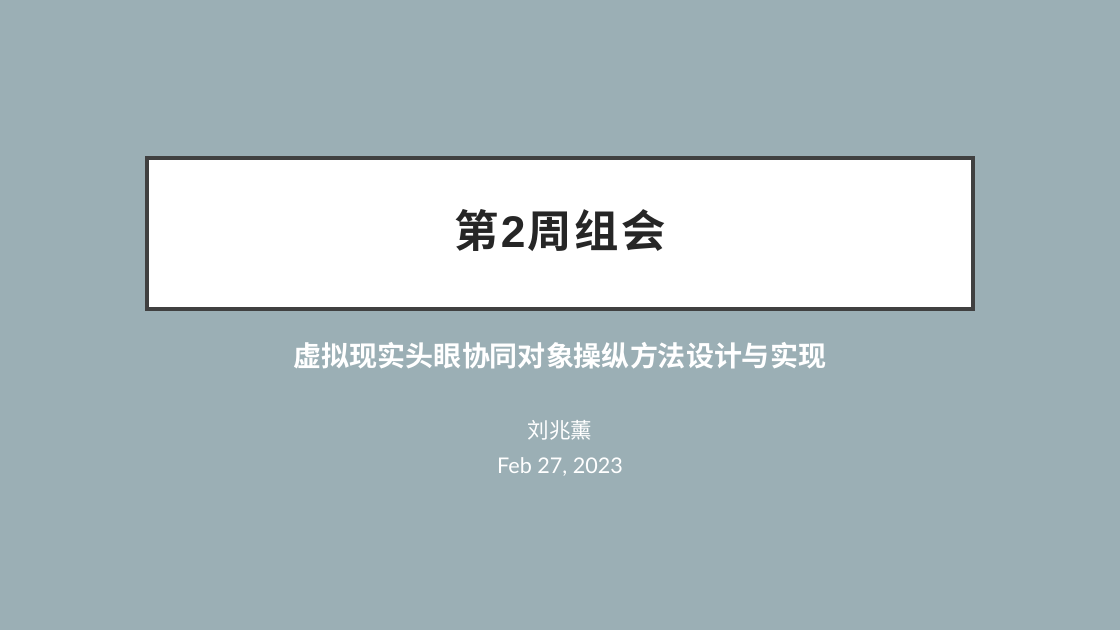
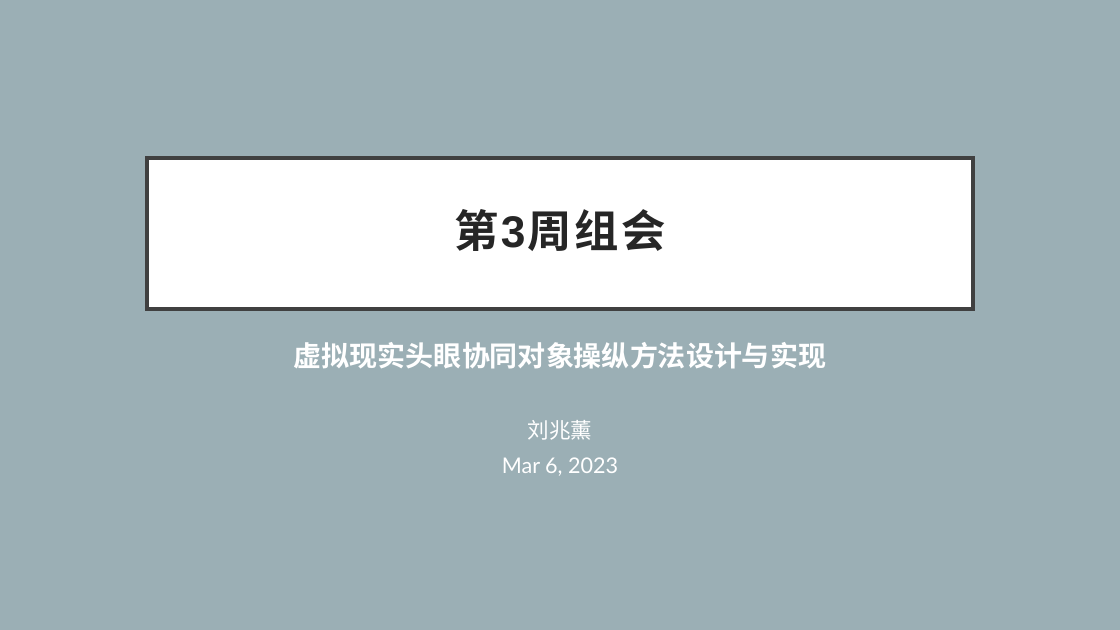
Before and after one commit to lorenz-liu/gaze-dominant-manipulation, a slide deck: slide 1 of PAPERWORK/组会PPT/第一次组会.pptx. Drawn at 1120x630 pixels with LibreOffice and Linux fonts; fonts in the diff are those of the drawing. Boxes give left, top, right and bottom in pixels: in the first picture for what was removed or moved away, otherwise in the second. Text is boxed around its words. In the diff, an @@ line names an element or a change of style, - is before the commit and + after.

```diff
--- a/PAPERWORK/组会PPT/第一次组会.pptx
+++ b/PAPERWORK/组会PPT/第一次组会.pptx
@@ title at (454, 209, 665, 251): text changed @@
-第2周组会
+第3周组会
@@ subtitle at (502, 457, 618, 476): text changed @@
-Feb 27, 2023
+Mar 6, 2023
```
Also in this commit, not shown: 2 other slides changed, 2 slides added.
